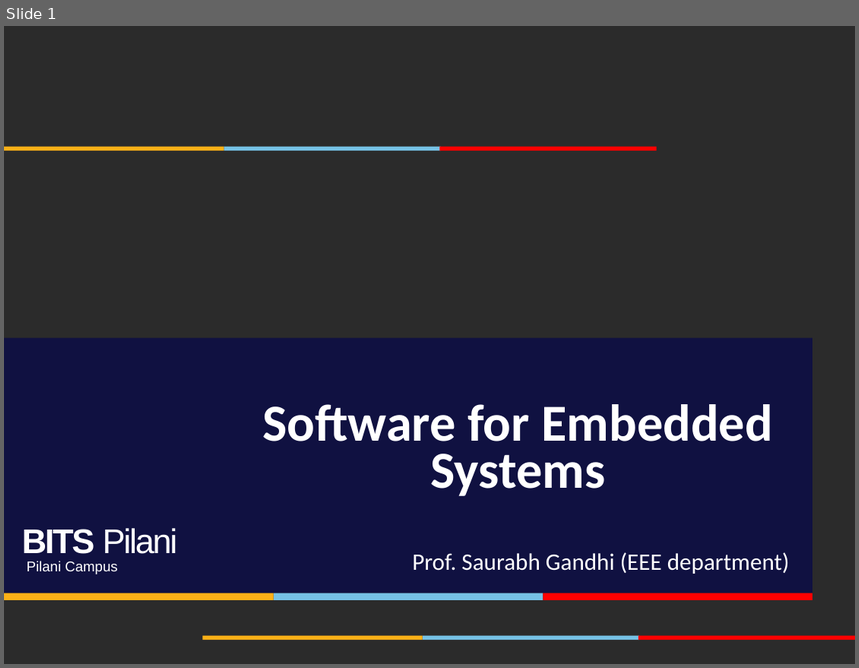
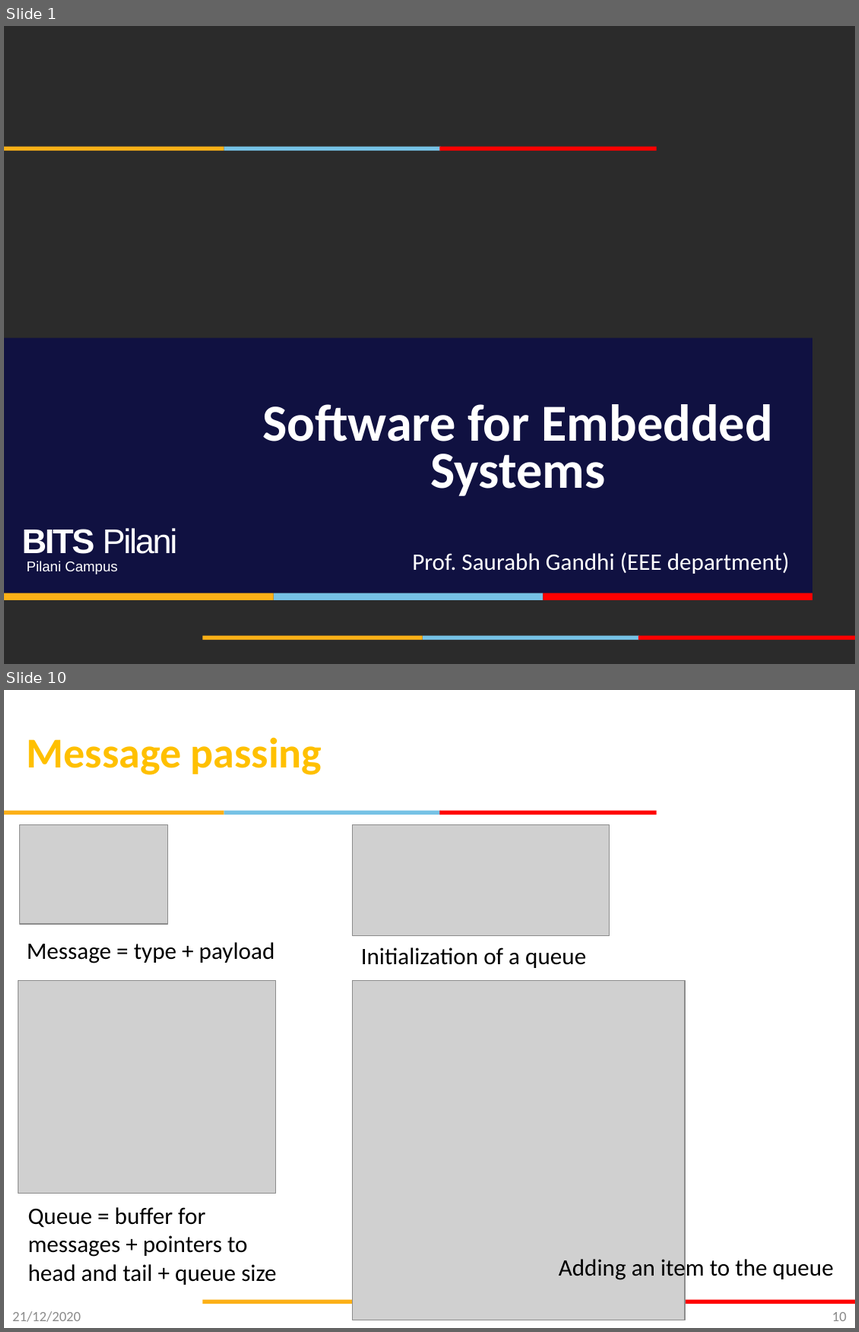
Before and after one commit to gsaurabhr-teaching/csg523-material, a slide deck: Lec-29-ipc.pptx. Shown one above the other, each under a label of ours: slide 1 before the commit, slides 1 and 10 after it; the slides between them are not shown. The pictures are 859x668 and 859x1332 pixels, drawn with LibreOffice and Linux fonts; fonts in the diff are those of the drawing; grey boxes stand for pictures; background and template pictures are left out; a plain dark background stands for a picture behind light text. Boxes give left, top, right and bottom in pixels: in the first picture for what was removed or moved away, otherwise in the second. Text is boxed around its words. In the diff, an @@ line names an element or a change of style, - is before the commit and + after.

```diff
--- a/Lec-29-ipc.pptx
+++ b/Lec-29-ipc.pptx
@@ slide 10 added at box(4, 690, 855, 1328), background #FFFFFF; not listed: 5 template elements that a slide beside it also shows @@
@@ title added at box(27, 737, 322, 775), 36 pt, text #FFC000, bold @@
+Message passing
@@ picture added at box(19, 825, 167, 924) @@
@@ picture added at box(352, 825, 609, 936) @@
@@ text added at box(27, 942, 275, 964), 20 pt, text #000000 @@
+Message = type + payload
@@ text added at box(361, 948, 586, 968), 20 pt, text #000000 @@
+Initialization of a queue
@@ picture added at box(18, 981, 276, 1194) @@
@@ picture added at box(352, 981, 685, 1321) @@
@@ text added at box(28, 1208, 276, 1285), 20 pt, text #000000 @@
+Queue = buffer for messages + pointers to head and tail + queue size
@@ text added at box(559, 1256, 834, 1282), 20 pt, text #000000 @@
+Adding an item to the queue
@@ text added at box(12, 1312, 81, 1322), 12 pt, text #8C8C8C @@
+21/12/2020
@@ page number added at box(832, 1312, 847, 1322), 12 pt, text #898989 @@
+10
```
Also in this commit, not shown: 13 other slides added.
